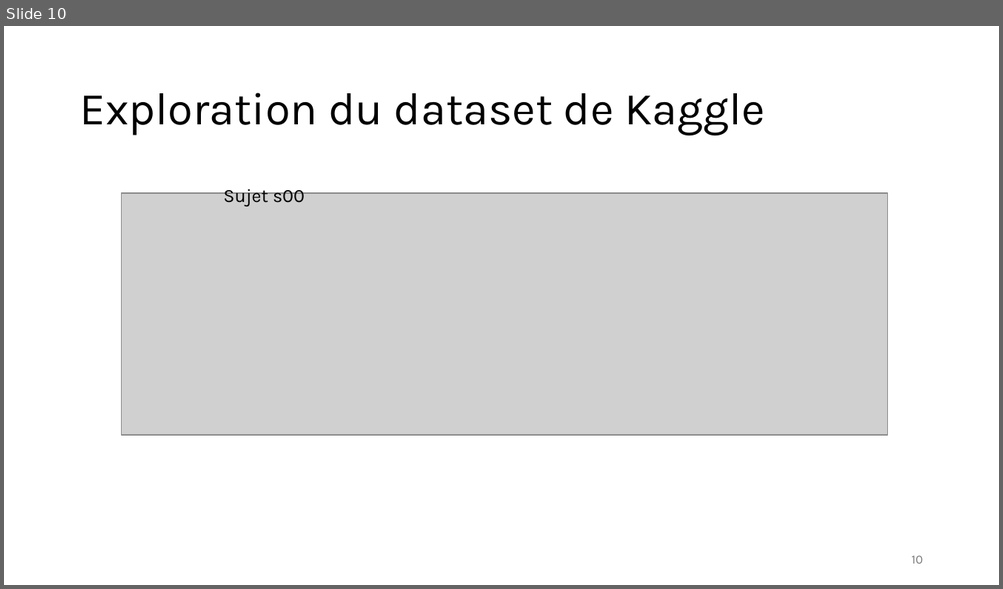
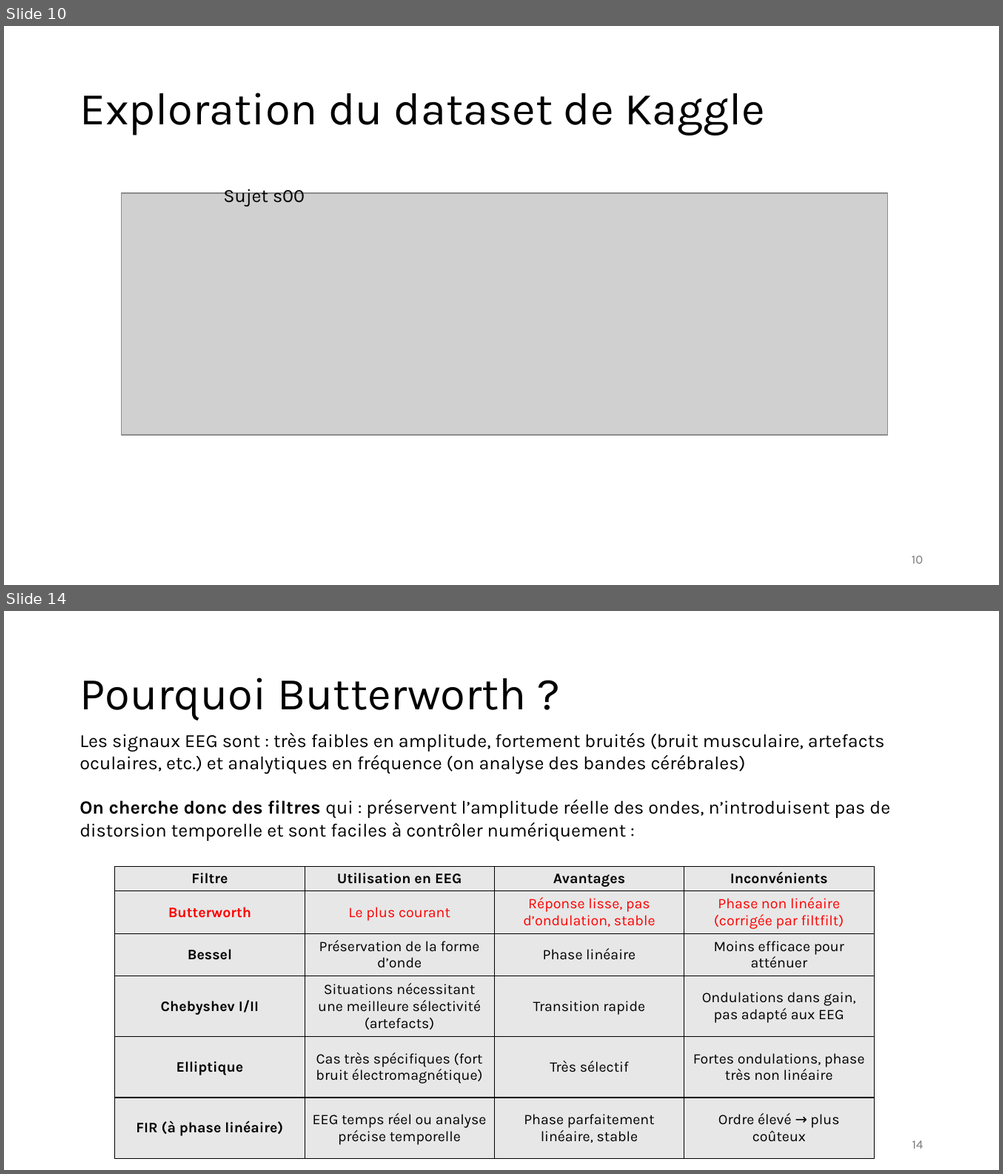
Before and after one commit to robinguiavarch/XAIGUIFORMER_MLReproducibility, a slide deck: reunions/XAIGUIFORMER_reu1.pptx. Shown one above the other, each under a label of ours: slide 10 before the commit, slides 10 and 14 after it; the slides between them are not shown. The pictures are 1003x589 and 1003x1174 pixels, drawn with LibreOffice and Linux fonts; fonts in the diff are those of the drawing; grey boxes stand for pictures. Boxes give left, top, right and bottom in pixels: in the first picture for what was removed or moved away, otherwise in the second. Text is boxed around its words. In the diff, an @@ line names an element or a change of style, - is before the commit and + after.

```diff
--- a/reunions/XAIGUIFORMER_reu1.pptx
+++ b/reunions/XAIGUIFORMER_reu1.pptx
@@ slide 14 added at (x1=4, y1=611, x2=999, y2=1170), background #FFFFFF @@
@@ title added at (x1=79, y1=678, x2=526, y2=721), 44 pt, text #000000 @@
+Pourquoi Butterworth ?
@@ text added at (x1=79, y1=732, x2=890, y2=841), 18 pt, text #000000 @@
+Les signaux EEG sont : très faibles en amplitude, fortement bruités (bruit musculaire, artefacts oculaires, etc.) et analytiques en fréquence (on analyse des bandes cérébrales)
+On cherche donc des filtres qui : préservent l’amplitude réelle des ondes, n’introduisent pas de distorsion temporelle et sont faciles à contrôler numériquement :
@@ table added at (x1=115, y1=867, x2=874, y2=1159), 6 rows, 4 columns @@
+Filtre | Utilisation en EEG | Avantages | Inconvénients
+Butterworth | Le plus courant | Réponse lisse, pas d’ondulation, stable | Phase non linéaire (corrigée par filtfilt)
+Bessel | Préservation de la forme d’onde | Phase linéaire | Moins efficace pour atténuer
+Chebyshev I/II | Situations nécessitant une meilleure sélectivité (artefacts) | Transition rapide | Ondulations dans gain, pas adapté aux EEG
+Elliptique | Cas très spécifiques (fort bruit électromagnétique) | Très sélectif | Fortes ondulations, phase très non linéaire
+FIR (à phase linéaire) | EEG temps réel ou analyse précise temporelle | Phase parfaitement linéaire, stable | Ordre élevé → plus coûteux
@@ page number added at (x1=912, y1=1141, x2=923, y2=1149), 12 pt, text #797979 @@
+14
```
Also in this commit, not shown: 2 slides changed, 1 other slide added, 1 slide removed, 2 other files.
